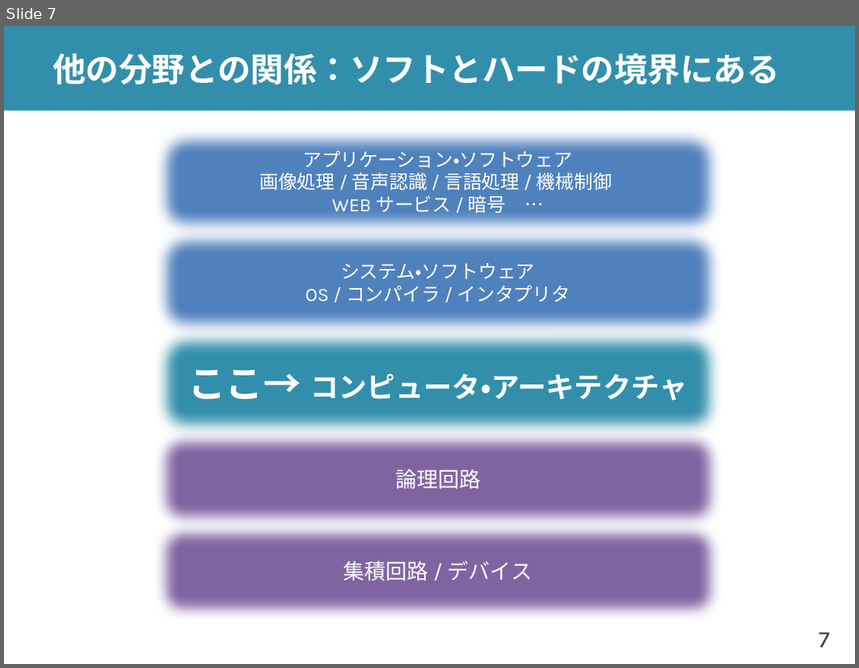
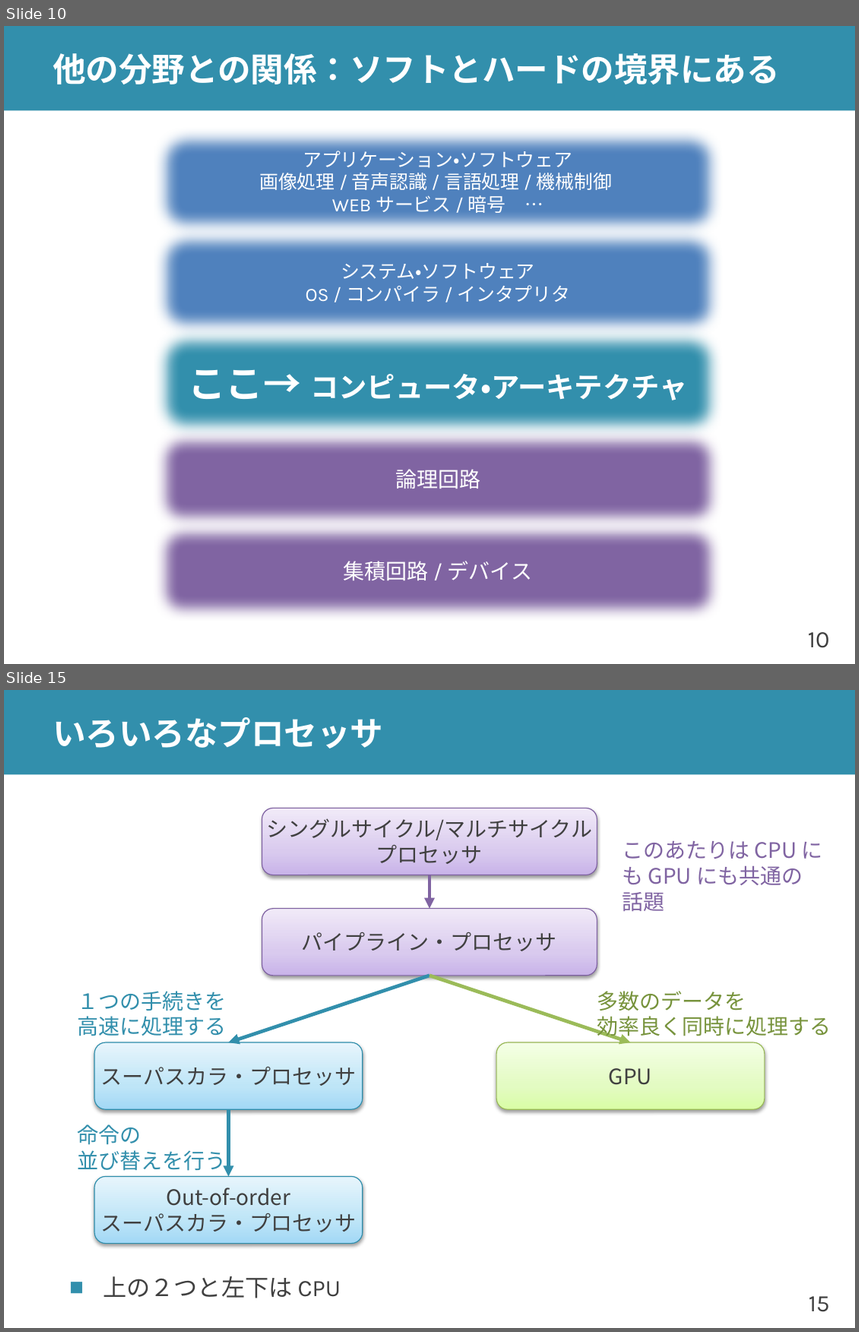
Before and after one commit to shioyadan/advanced-computer-organization, a slide deck: aco-shioya-00.pptx. Shown one above the other, each under a label of ours: slide 7 before the commit, slides 10 and 15 after it; the slides between them are not shown. The pictures are 859x668 and 859x1332 pixels, drawn with LibreOffice and Linux fonts; fonts in the diff are those of the drawing. Boxes give left, top, right and bottom in pixels: in the first picture for what was removed or moved away, otherwise in the second. Text is boxed around its words. In the diff, an @@ line names an element or a change of style, - is before the commit and + after.

```diff
--- a/aco-shioya-00.pptx
+++ b/aco-shioya-00.pptx
@@ slide 15 added at (x1=4, y1=690, x2=855, y2=1328), background #FFFFFF; not listed: 2 template elements that a slide beside it also shows @@
@@ title added at (x1=53, y1=717, x2=383, y2=749), 28 pt, text #FFFFFF, bold @@
+いろいろなプロセッサ
@@ rounded rectangle added at (x1=262, y1=809, x2=598, y2=875), fill gradient #C9B5E8 to #D8CBEE to #F0EAF9, outline #7D60A0 0.75 pt, 18 pt, text #404040 @@
+シングルサイクル/マルチサイクル
+プロセッサ
@@ text added at (x1=622, y1=841, x2=823, y2=911), 18 pt, text #8064A2 @@
+このあたりは CPU にも GPU にも共通の話題
@@ arrow added from (430, 875) to (430, 909), #8064A2 3 pt @@
@@ rounded rectangle added at (x1=262, y1=909, x2=598, y2=976), fill gradient #C9B5E8 to #D8CBEE to #F0EAF9, outline #7D60A0 0.75 pt, 18 pt, text #404040 @@
+パイプライン・プロセッサ
@@ arrow added from (430, 976) to (229, 1043), #328FAC 3 pt @@
@@ arrow added from (430, 976) to (630, 1043), #9BBB59 3 pt @@
@@ text added at (x1=78, y1=991, x2=227, y2=1037), 18 pt, text #328FAC @@
+１つの手続きを
+高速に処理する
@@ text added at (x1=597, y1=991, x2=831, y2=1041), 18 pt, text #77933C @@
+多数のデータを
+効率良く同時に処理する
@@ rounded rectangle added at (x1=94, y1=1043, x2=363, y2=1110), fill gradient #A2D9F7 to #BFE4F8 to #E6F5FD, outline #2E8DAB 0.75 pt, 18 pt, text #404040 @@
+スーパスカラ・プロセッサ
@@ rounded rectangle added at (x1=496, y1=1043, x2=765, y2=1110), fill gradient #DAFDA7 to #E4FCC2 to #F5FFE7, outline #98B955 0.75 pt, 18 pt, text #404040 @@
+GPU
@@ arrow added from (229, 1110) to (229, 1177), #328FAC 3 pt @@
@@ text added at (x1=78, y1=1125, x2=227, y2=1173), 18 pt, text #328FAC @@
+命令の
+並び替えを行う
@@ rounded rectangle added at (x1=94, y1=1177, x2=363, y2=1244), fill gradient #A2D9F7 to #BFE4F8 to #E6F5FD, outline #2E8DAB 0.75 pt, 18 pt, text #404040 @@
+Out-of-order
+スーパスカラ・プロセッサ
@@ text added at (x1=103, y1=1277, x2=341, y2=1299), 20 pt, text #404040 @@
+■ 上の２つと左下は CPU
@@ what was slide 7 is now slide 10 @@
@@ page number at (x1=808, y1=632, x2=830, y2=648): text changed @@
-7
+10
```
Also in this commit, not shown: 11 slides changed, 9 other slides added, 1 slide removed, 1 other file.
